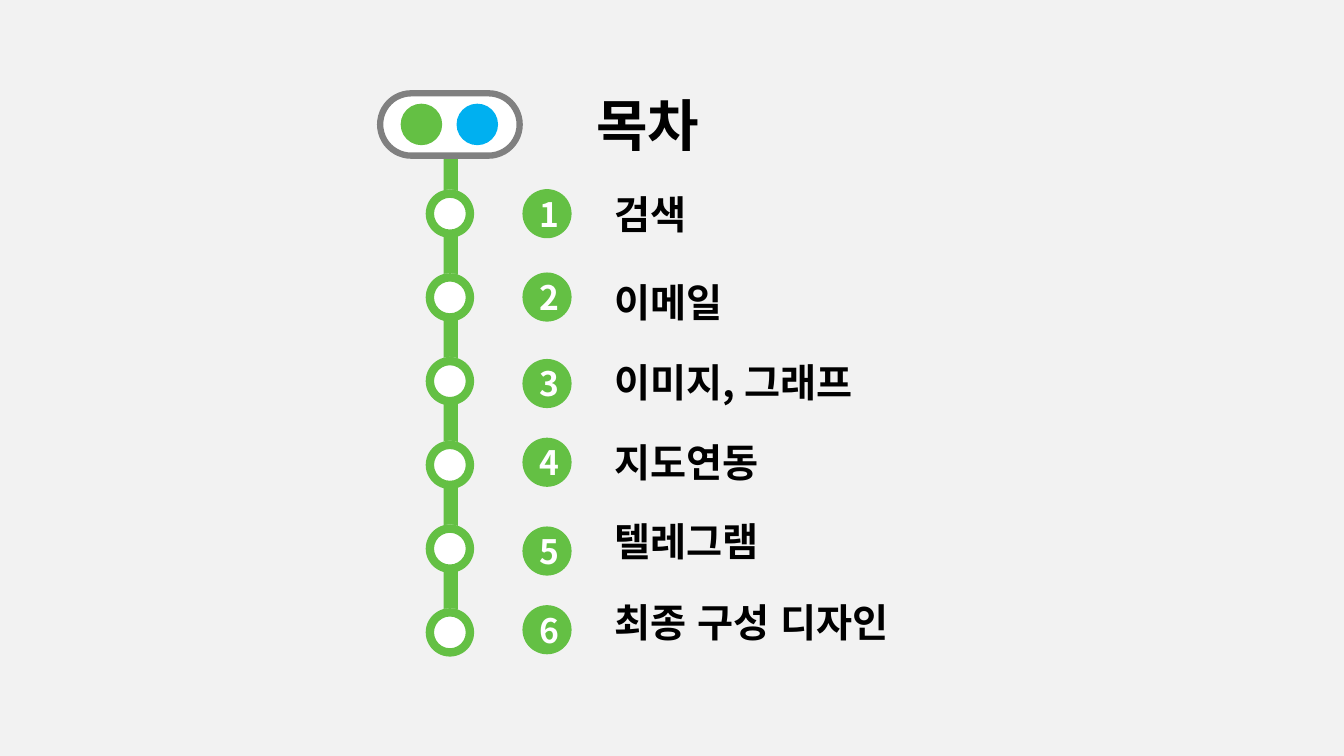
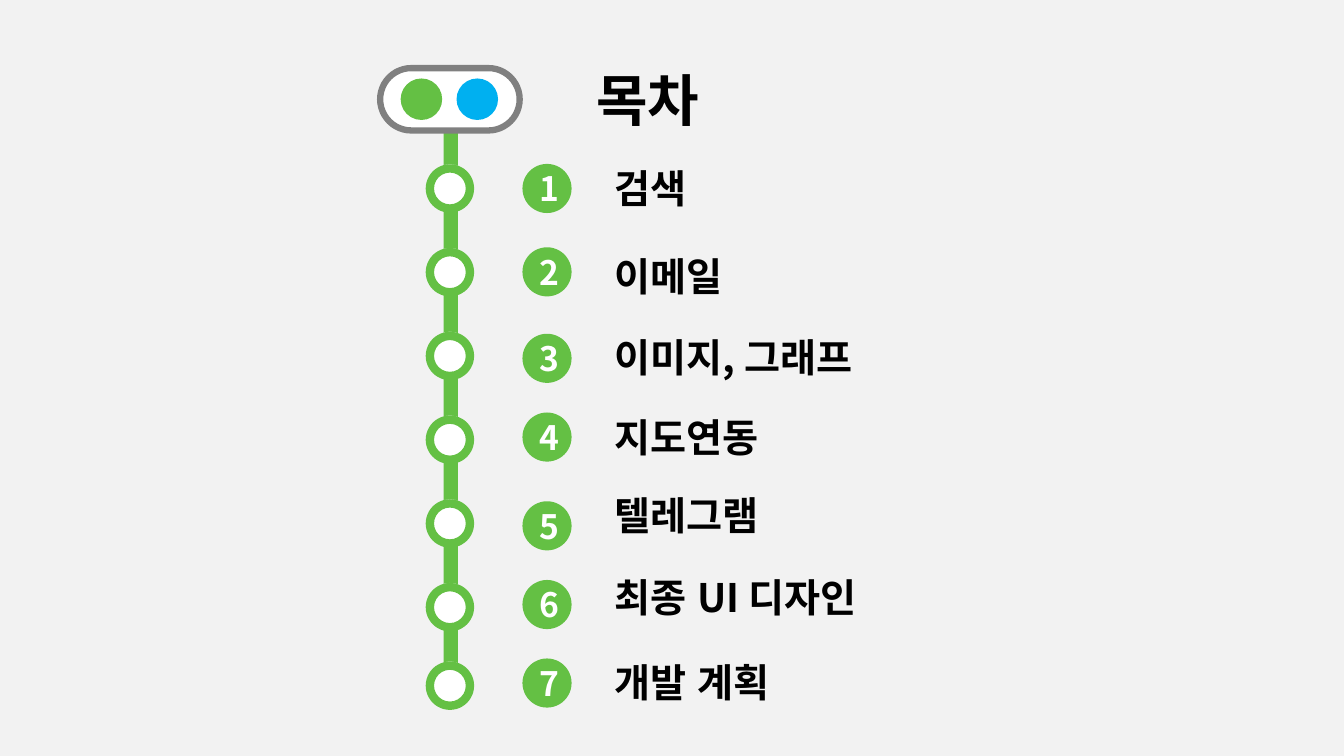
Before and after one commit to dev-kkyu/scriptlang, a slide deck: slide 2 of 기획발표_최종.pptx. Drawn at 1344x756 pixels with LibreOffice and Linux fonts; fonts in the diff are those of the drawing. Boxes give left, top, right and bottom in pixels: in the first picture for what was removed or moved away, otherwise in the second. Text is boxed around its words. In the diff, an @@ line names an element or a change of style, - is before the commit and + after.

```diff
--- a/기획발표_최종.pptx
+++ b/기획발표_최종.pptx
@@ 14 ellipses, 6 texts, 6 rectangles, 6 donuts, 1 rounded rectangle: place and size @@
-14 ellipses, 6 texts, 6 rectangles, 6 donuts, 1 rounded rectangle at [380,94,852,656]
+14 ellipses, 6 texts, 6 rectangles, 6 donuts, 1 rounded rectangle at [380,69,852,631]
@@ text at [615,579,857,616]: text changed @@
-최종 구성 디자인
+최종 UI 디자인
@@ group added at [425,605,770,710]: 2 ellipses, 1 rectangle, 1 donut, 1 text @@
+7
+개발 계획
```
Also in this commit, not shown: 3 other slides changed, 1 slide added.
